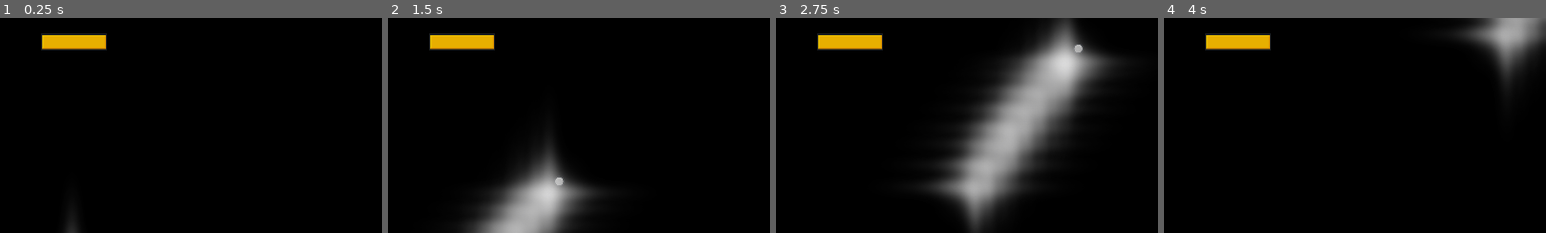
Above: before the commit, frames 1-4 (left to right).
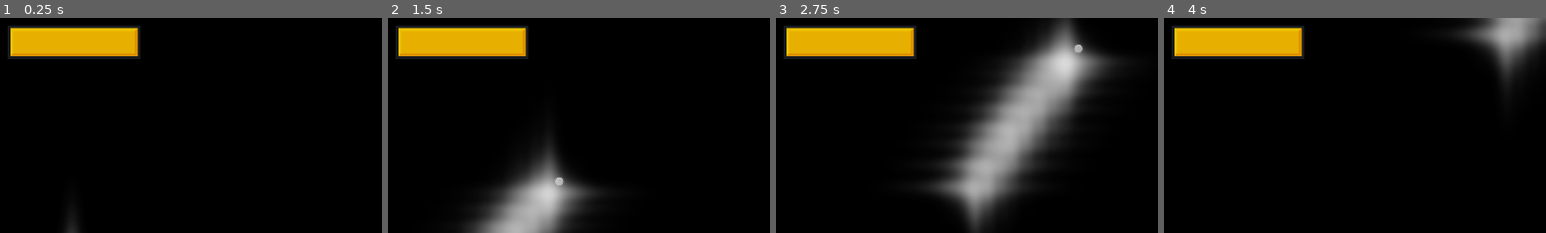
Above: after the commit, the same moments.

Repository: jahernandez16/BrickBreaker
Game: Godot game, scene res://Scenes/main.tscn
Same seed, same stepped clock (60 frames per second), same inputs: the game is played once before the commit and once after it.
Inputs:
- Up to frame 1 (0.25 s): no input
- Up to frame 2 (1.5 s): hold D (right) 0.53-1.28 s; hold A (left) from 1.28 s (still down)
- Up to frame 3 (2.75 s): release A (left) at 2.03 s; hold D (right) from 2.03 s (still down)
- Up to frame 4 (4 s): release D (right) at 3.53 s; hold A (left) from 3.53 s (still down)
The pictures show only the part of the screen within x 41-91%, y 12-62%; the shares and areas given below are measured in that part.

The runs differ from the first frame. In frame 1, 4.5% of the frame differs, in the area x 2-37%, y 3-20%; in frame 2, 4.5%; in frame 3, 4.5%; in frame 4, 4.5%.

Commit message:
fixed bricks
I'll continue tomorrow

Diff:
--- a/Scenes/brick.tscn
+++ b/Scenes/brick.tscn
@@ -7,6 +7,7 @@
 size = Vector2(97, 25)
 
 [node name="Brick" type="RigidBody2D"]
+scale = Vector2(2, 2)
 collision_layer = 8
 gravity_scale = 2.66454e-15
 lock_rotation = true
--- a/Scenes/ui.tscn
+++ b/Scenes/ui.tscn
@@ -60,13 +60,13 @@
 
 [node name="Label" type="Label" parent="GameLostContainer/Panel/VBoxContainer"]
 layout_mode = 2
-text = "YOU HAVE LOST"
+text = "was it that hard?"
 horizontal_alignment = 1
 vertical_alignment = 1
 
 [node name="GameLostButton" type="Button" parent="GameLostContainer/Panel/VBoxContainer"]
 layout_mode = 2
-text = "RESTART GAME"
+text = "start over O.o"
 
 [node name="LevelWonContainer" type="CenterContainer" parent="."]
 visible = false
@@ -92,13 +92,13 @@
 
 [node name="Label" type="Label" parent="LevelWonContainer/Panel/VBoxContainer"]
 layout_mode = 2
-text = "YOU HAVE WON"
+text = "you won??? :0"
 horizontal_alignment = 1
 vertical_alignment = 1
 
 [node name="LevelWonButton" type="Button" parent="LevelWonContainer/Panel/VBoxContainer"]
 layout_mode = 2
-text = "GO TO NEXT LEVEL"
+text = "go to the next level..."
 
 [connection signal="pressed" from="GameLostContainer/Panel/VBoxContainer/GameLostButton" to="." method="_on_game_lost_button_pressed"]
 [connection signal="pressed" from="LevelWonContainer/Panel/VBoxContainer/LevelWonButton" to="." method="_on_level_won_button_pressed"]
--- a/Scripts/ball.gd
+++ b/Scripts/ball.gd
@@ -11,7 +11,7 @@
 @export var death_zone: DeathZone
 @export var ui: UI
 
-var speed_up_factor = 1.05
+var speed_up_factor = 1.00
 var start_position: Vector2
 var last_collider_id
 
@@ -30,7 +30,7 @@
 	if (!collision):
 		return
 
-
+	flame.rotation += flame_rotation * delta
 	var collider = collision.get_collider()
 	if collider is Brick:
 		collider.decrease_level()
--- a/Scripts/ui.gd
+++ b/Scripts/ui.gd
@@ -20,5 +20,5 @@
 	level_won_container.show()
 
 func _on_level_won_button_pressed():
-	LevelDefinitions.current_level = 2
+	LevelDefinitions.current_level += 1
 	get_tree().reload_current_scene()
